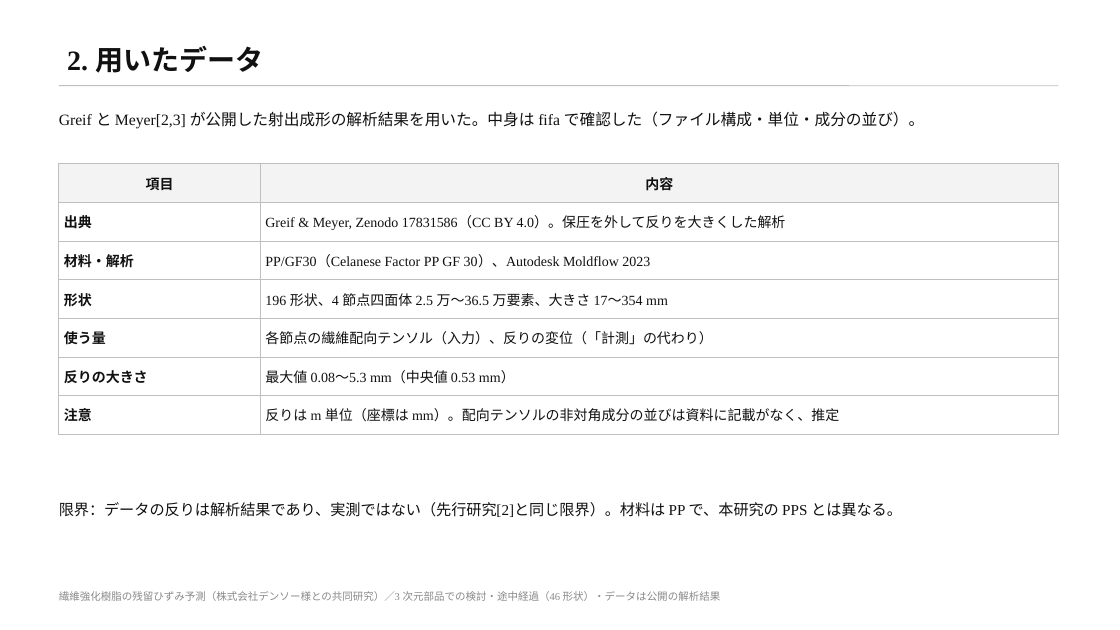
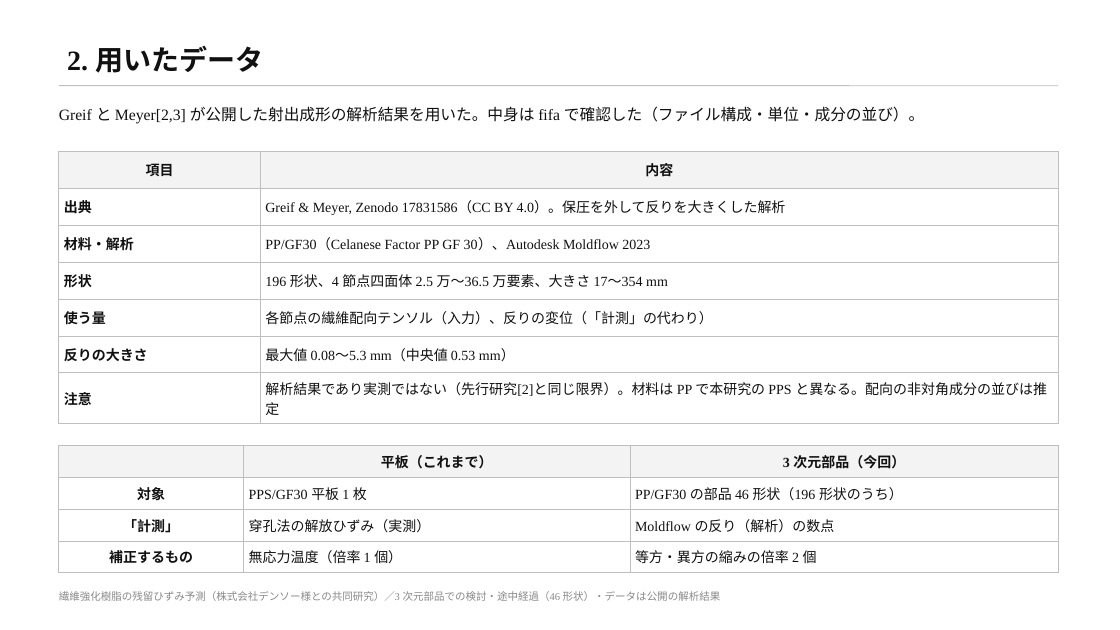
Before and after one commit to keisuke58/wccm2026-cfrp-gnn, a slide deck: slide 3 of slides/denso_rescue3d.pptx. Drawn at 1120x630 pixels with LibreOffice and Linux fonts; fonts in the diff are those of the drawing. Boxes give left, top, right and bottom in pixels: in the first picture for what was removed or moved away, otherwise in the second. Text is boxed around its words. In the diff, an @@ line names an element or a change of style, - is before the commit and + after.

```diff
--- a/slides/denso_rescue3d.pptx
+++ b/slides/denso_rescue3d.pptx
@@ text "Greif と Meyer[2,3] が公開した射出成形の解析結果を用いた。中身は fifa ...": place and size @@
-text "Greif と Meyer[2,3] が公開した射出成形の解析結果を用いた。中身は fifa ..." at <box>59,111,924,128</box>
+text "Greif と Meyer[2,3] が公開した射出成形の解析結果を用いた。中身は fifa ..." at <box>59,106,924,124</box>
@@ table at <box>59,151,1059,419</box> @@
-row 7, column 2: 反りは m 単位（座標は mm）。配向テンソルの非対角成分の並びは資料に記載がなく、推定
+row 7, column 2: 解析結果であり実測ではない（先行研究[2]と同じ限界）。材料は PP で本研究の PPS と異なる。配向の非対角成分の並びは推定
@@ table: place and size @@
-table at <box>59,164,1059,425</box>
+table at <box>59,151,1059,419</box>
@@ table added at <box>59,445,1059,568</box>, 4 rows, 3 columns @@
+ | 平板（これまで） | 3 次元部品（今回）
+対象 | PPS/GF30 平板 1 枚 | PP/GF30 の部品 46 形状（196 形状のうち）
+「計測」 | 穿孔法の解放ひずみ（実測） | Moldflow の反り（解析）の数点
+補正するもの | 無応力温度（倍率 1 個） | 等方・異方の縮みの倍率 2 個
@@ text removed at <box>59,502,902,517</box> @@
-限界：データの反りは解析結果であり、実測ではない（先行研究[2]と同じ限界）。材料は PP で、本研究の PPS とは異なる。
```
Also in this commit, not shown: 3 other slides changed, 1 slide added, 7 other files.
